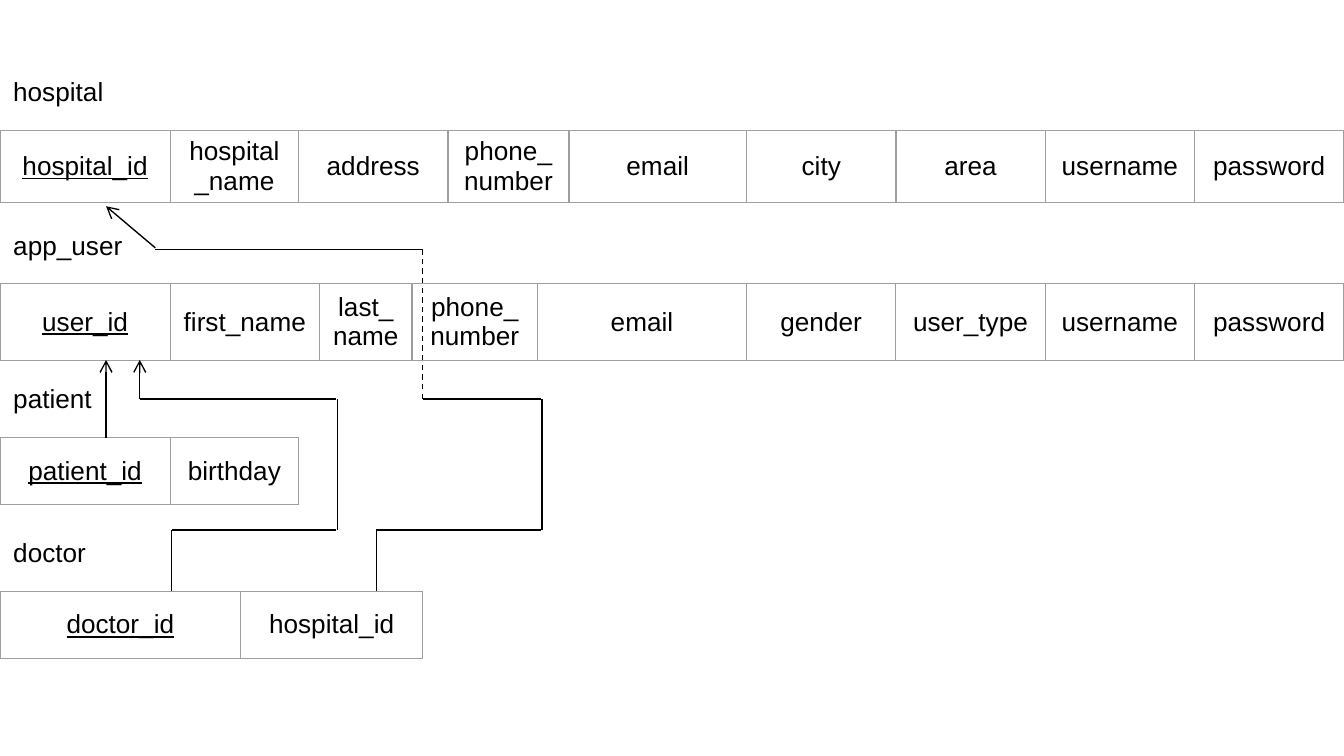
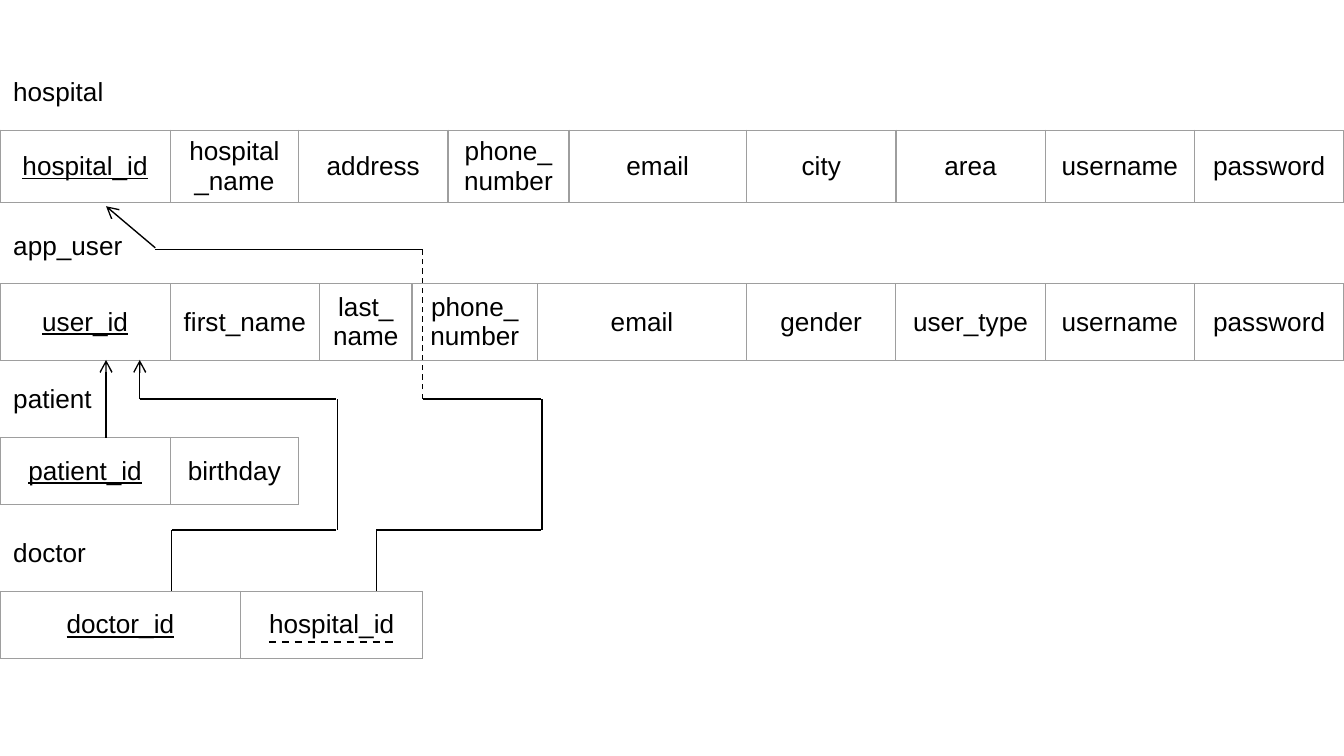
Before and after one commit to DoniaMetwalli/Hospital-System, a slide deck: slide 20 of PresentationV2.pptx. Drawn at 1344x756 pixels with LibreOffice and Linux fonts; fonts in the diff are those of the drawing. Boxes give left, top, right and bottom in pixels: in the first picture for what was removed or moved away, otherwise in the second. Text is boxed around its words. In the diff, an @@ line names an element or a change of style, - is before the commit and + after.

```diff
--- a/PresentationV2.pptx
+++ b/PresentationV2.pptx
@@ line added from (269, 642) to (395, 642), #000000 1 pt dashed @@
```
Also in this commit, not shown: 7 other slides changed, 12 slides added.
